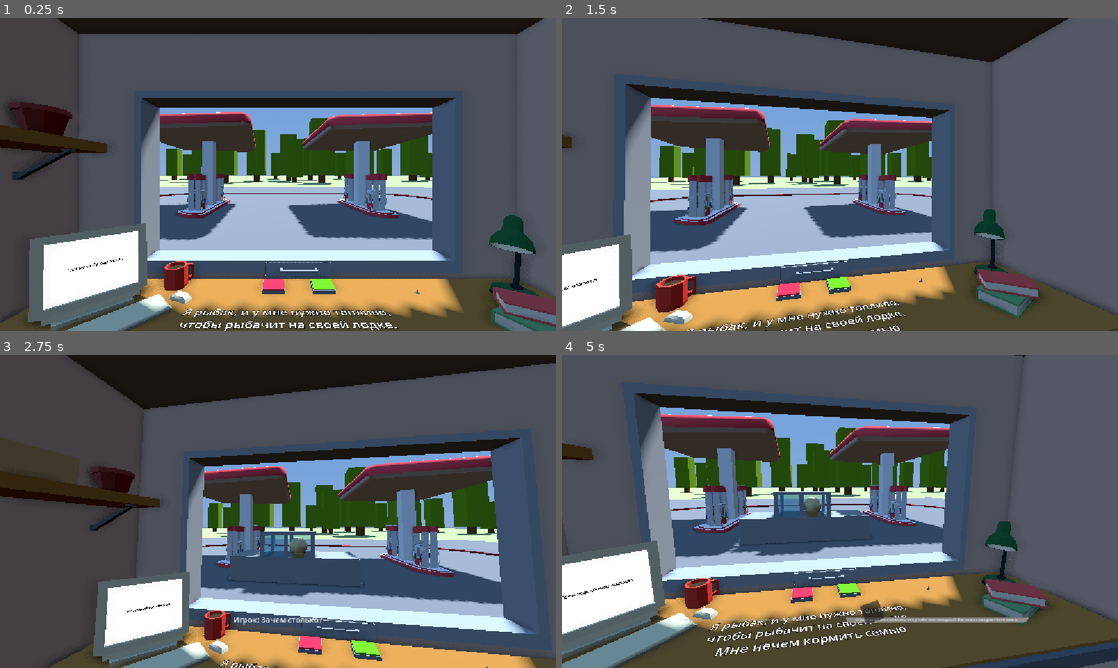
Above: before the commit, frames 1-4 (two rows, left to right).
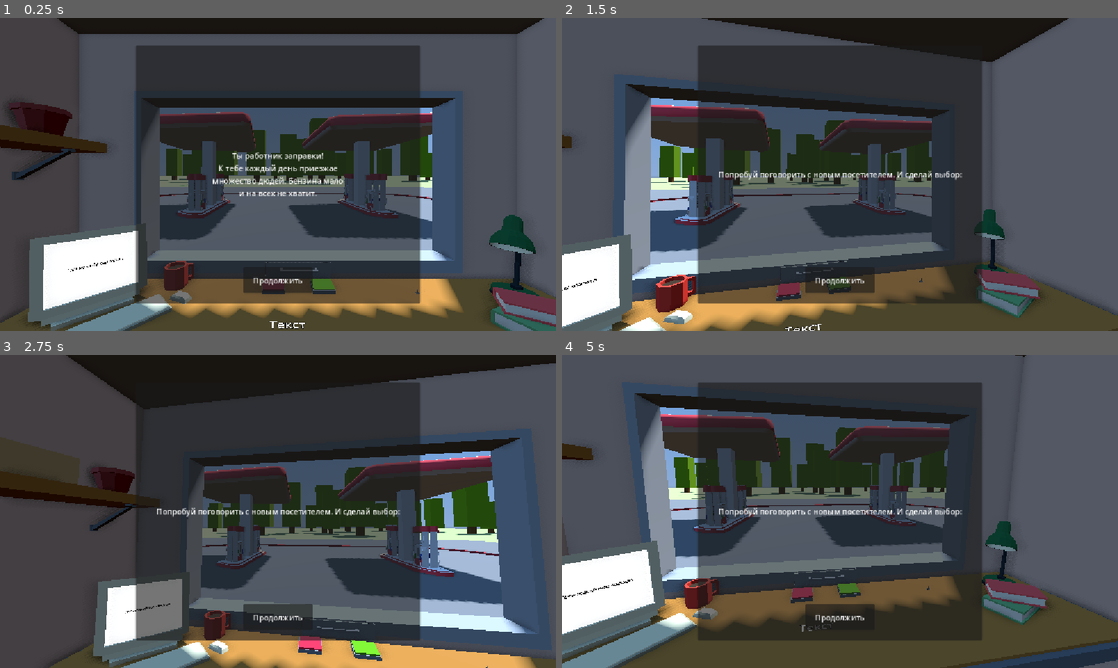
Above: after the commit, the same moments.

Repository: RolicsVin/AZS
Game: Godot game, scene res://scenes/game.tscn
The game is run twice, just before and just after one commit, with the same random seed, the same clock (stepped at 60 frames per second) and the same inputs. This scene is started directly instead of the project's main scene.
Inputs (mouse positions are in pixels of both pictures, inside the frame that each line leads up to):
- Up to frame 1 (0.25 s): no input
- Up to frame 2 (1.5 s): click (840, 280) at 0.5 s, where only the run after the commit has a clickable "Продолжить"; tap Enter (ui_accept) at 1.25 s; move the mouse to (962, 158) at 1.27 s; hold Right (ui_right) from 1.28 s (still down); click (962, 158) at 1.35 s
- Up to frame 3 (2.75 s): tap Enter (ui_accept) at 1.52, 2.27 s; move the mouse to (166, 527) at 2.02 s; release Right (ui_right) at 2.03 s; hold Down (ui_down) from 2.03 s (still down); click (166, 527) at 2.1 s
- Up to frame 4 (5 s): move the mouse to (895, 442) at 2.77 s; release Down (ui_down) at 2.78 s; hold Right (ui_right) 2.78-3.53 s; click (895, 442) at 2.85 s; move the mouse to (812, 574) at 3.52 s; hold Up (ui_up) 3.53-4.28 s; click (812, 574) at 3.6 s; tap Enter (ui_accept) at 3.77, 4.52 s; move the mouse to (1006, 558) at 4.27 s; hold Left (ui_left) from 4.28 s (still down); click (1006, 558) at 4.35 s

The runs differ from the first frame. In frame 1, 39% of the frame differs, in the area x 24-76%, y 8-100%; in frame 2, 38%; in frame 3, 36%; in frame 4, 37%.

Commit message:
update game.tscn

Diff:
--- a/scenes/game.gd
+++ b/scenes/game.gd
@@ -6,6 +6,7 @@
 @export var ui: Control
 @export var resume: Node3D
 @export var web: Panel
+@export var event_panel: Control
 @export var dialog: Control
 @export var back_button: Button
 
@@ -34,6 +35,8 @@
 func next() -> void:
 	_set_decision_buttons_enabled(false)
 	current_car = null
+
+	event_panel.hide()
 
 	while work_index < works.size():
 		var work: Work = works[work_index]
@@ -64,9 +67,12 @@
 func _show_event(event: Event) -> void:
 	# События не требуют решения игрока — показываем только текст.
 	waiting_for_event = true
-	resume.set_text(event.event_text)
+	event_panel.show()
+
+	$UI/Panel/Label.text = event.event_text
+	$UI/Button.hide()
 	ui.show()
-	$UI/Button.show()
+	$UI/Panel.show()
 
 
 func setup(car: Car) -> void:
--- a/scenes/game.tscn
+++ b/scenes/game.tscn
@@ -4,6 +4,7 @@
 [ext_resource type="Script" uid="uid://clmjcoqlf4st7" path="res://scenes/resume.gd" id="3_iywne"]
 [ext_resource type="Script" uid="uid://gcg38oqbhffp" path="res://core/classes/gameplay/car.gd" id="3_lnu2h"]
 [ext_resource type="Script" uid="uid://tic1p5mu7nxj" path="res://core/classes/resources/character.gd" id="3_p57ef"]
+[ext_resource type="Script" uid="uid://8nrd34x813vr" path="res://core/classes/resources/event.gd" id="3_pr1ej"]
 [ext_resource type="Script" uid="uid://xy3l37ktt48x" path="res://core/classes/resources/choise.gd" id="3_vtaks"]
 [ext_resource type="Script" uid="uid://cqdq3s3etltn0" path="res://core/classes/resources/linear_dialog.gd" id="4_kvpfn"]
 [ext_resource type="Script" uid="uid://bjs4mlnnvenhf" path="res://scenes/panel.gd" id="4_lbhrr"]
@@ -59,6 +60,25 @@
 glow_enabled = true
 adjustment_enabled = true
 
+[sub_resource type="Resource" id="Resource_8ool0"]
+script = ExtResource("3_pr1ej")
+event_text = "Ты работник заправки!
+К тебе каждый день приезжае
+множество дюдей. Бензина мало
+и на всех не хватит."
+metadata/_custom_type_script = "uid://8nrd34x813vr"
+
+[sub_resource type="Resource" id="Resource_pr1ej"]
+script = ExtResource("3_pr1ej")
+event_text = "Попробуй поговорить с новым посетителем. И сделай выбор:"
+metadata/_custom_type_script = "uid://8nrd34x813vr"
+
+[sub_resource type="Resource" id="Resource_05nbr"]
+script = ExtResource("3_pr1ej")
+event_text = "Зелёная кнопка - дать бензин.
+Красная - отказать."
+metadata/_custom_type_script = "uid://8nrd34x813vr"
+
 [sub_resource type="Resource" id="Resource_dinhu"]
 script = ExtResource("3_vtaks")
 name = "choise"
@@ -278,12 +298,17 @@
 [sub_resource type="BoxShape3D" id="BoxShape3D_oq1mk"]
 size = Vector3(1.4253235, 0.6828613, 0.20532227)
 
-[node name="Game" type="Node3D" unique_id=383884584 node_paths=PackedStringArray("works", "ui", "resume", "web", "dialog", "back_button")]
+[sub_resource type="LabelSettings" id="LabelSettings_pr1ej"]
+outline_size = 3
+outline_color = Color(0, 0, 0, 1)
+
+[node name="Game" type="Node3D" unique_id=383884584 node_paths=PackedStringArray("works", "ui", "resume", "web", "event_panel", "dialog", "back_button")]
 script = ExtResource("1_uwrxv")
 works = [NodePath("Work")]
 ui = NodePath("UI")
 resume = NodePath("Resume")
 web = NodePath("UI/Control/Panel")
+event_panel = NodePath("UI/Panel")
 dialog = NodePath("UI/Dialog")
 back_button = NodePath("UI/Button")
 
@@ -305,7 +330,8 @@
 
 [node name="Work" type="Node3D" parent="." unique_id=622417747]
 script = ExtResource("work_script")
-sequence = [NodePath("Car"), NodePath("Car2"), NodePath("Car3")]
+anim_name = "day"
+sequence = [SubResource("Resource_8ool0"), SubResource("Resource_pr1ej"), SubResource("Resource_05nbr"), NodePath("Car"), NodePath("Car2"), NodePath("Car3")]
 metadata/_custom_type_script = "uid://rfq1ncy2ix6k"
 
 [node name="Car" type="Node3D" parent="Work" unique_id=463594966 node_paths=PackedStringArray("anim")]
@@ -986,7 +1012,6 @@
 transform = Transform3D(1, 0, 0, 0, -4.371139e-08, 1, 0, -1, -4.371139e-08, -0.03702569, 0.99140334, -2.2254038)
 
 [node name="UI" type="Control" parent="." unique_id=197028051]
-visible = false
 layout_mode = 3
 anchors_preset = 15
 anchor_right = 1.0
@@ -1030,6 +1055,7 @@
 size_flags_vertical = 3
 
 [node name="Dialog" type="Control" parent="UI" unique_id=624629380 node_paths=PackedStringArray("container", "choice_visual")]
+visible = false
 custom_minimum_size = Vector2(200, 200)
 layout_mode = 1
 anchors_preset = 12
@@ -1061,6 +1087,7 @@
 anchor_bottom = 1.0
 grow_horizontal = 2
 grow_vertical = 2
+label_settings = SubResource("LabelSettings_pr1ej")
 horizontal_alignment = 1
 vertical_alignment = 1
 
@@ -1108,6 +1135,47 @@
 horizontal_alignment = 1
 vertical_alignment = 1
 
+[node name="Panel" type="Panel" parent="UI" unique_id=467885109]
+visible = false
+layout_mode = 1
+anchors_preset = 8
+anchor_left = 0.5
+anchor_top = 0.5
+anchor_right = 0.5
+anchor_bottom = 0.5
+offset_left = -295.0
+offset_top = -267.0
+offset_right = 295.0
+offset_bottom = 267.0
+grow_horizontal = 2
+grow_vertical = 2
+mouse_filter = 2
+
+[node name="Label" type="Label" parent="UI/Panel" unique_id=190633531]
+layout_mode = 1
+anchors_preset = 15
+anchor_right = 1.0
+anchor_bottom = 1.0
+grow_horizontal = 2
+grow_vertical = 2
+horizontal_alignment = 1
+vertical_alignment = 1
+
+[node name="Button" type="Button" parent="UI/Panel" unique_id=940692491]
+layout_mode = 1
+anchors_preset = 7
+anchor_left = 0.5
+anchor_top = 1.0
+anchor_right = 0.5
+anchor_bottom = 1.0
+offset_left = -72.0
+offset_top = -75.0
+offset_right = 72.0
+offset_bottom = -21.0
+grow_horizontal = 2
+grow_vertical = 0
+text = "Продолжить"
+
 [node name="Button" type="Button" parent="UI" unique_id=1068076007]
 visible = false
 layout_mode = 1
@@ -1123,4 +1191,5 @@
 [connection signal="dialog_finished" from="UI/Dialog" to="Buttons/Deny" method="on"]
 [connection signal="dialog_started" from="UI/Dialog" to="Buttons/Accert" method="off"]
 [connection signal="dialog_started" from="UI/Dialog" to="Buttons/Deny" method="off"]
+[connection signal="pressed" from="UI/Panel/Button" to="." method="player_continue"]
 [connection signal="pressed" from="UI/Button" to="." method="player_continue"]
